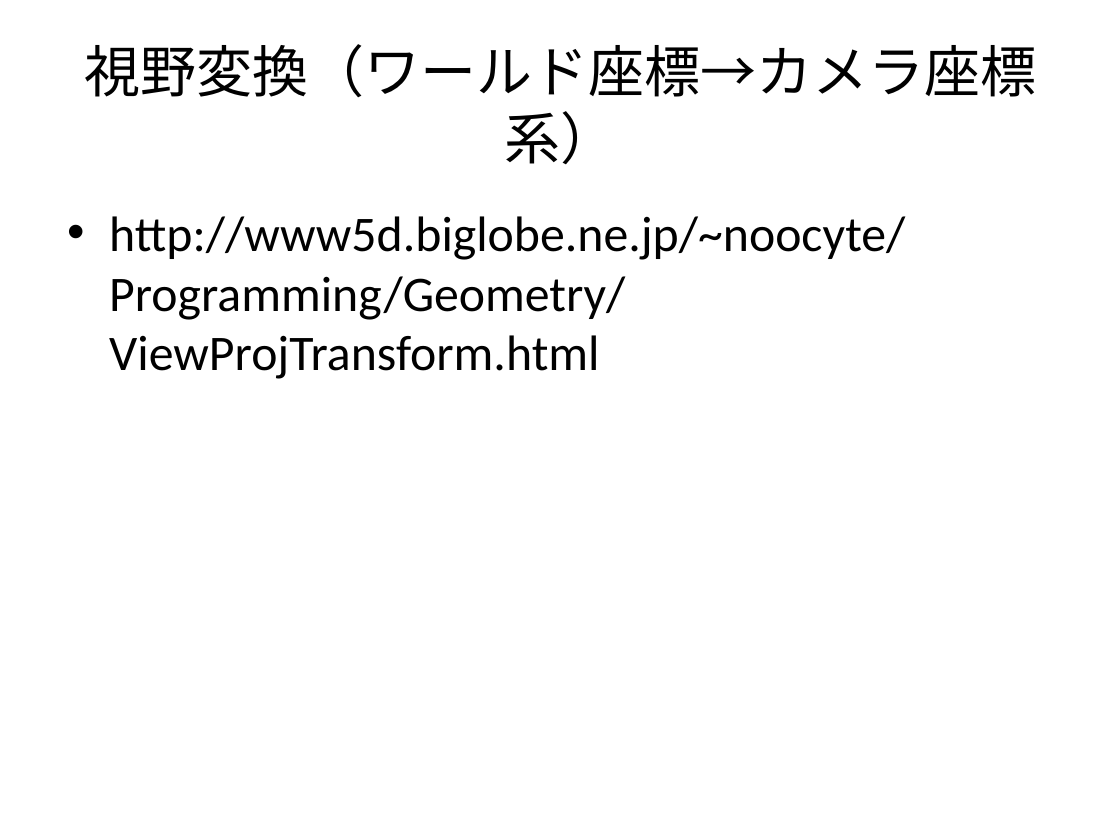
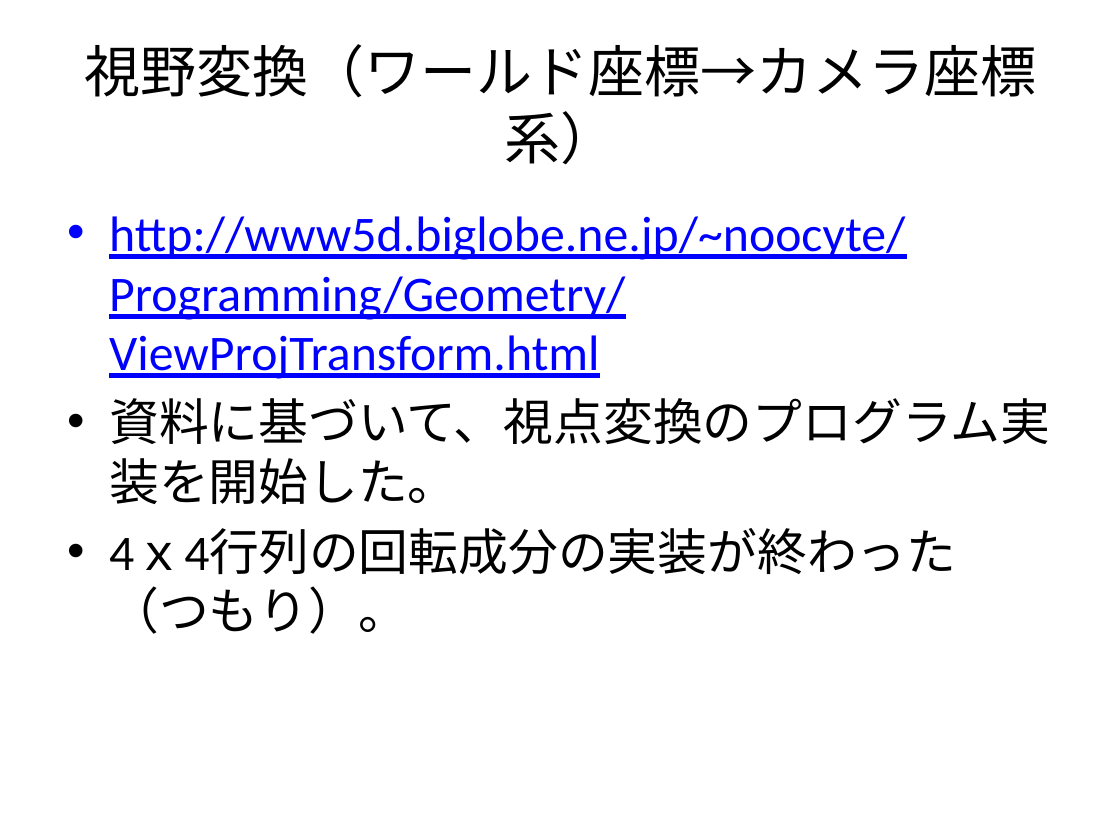
Before and after one commit to tymob/standard_render, a slide deck: slide 9 of Design20161208.pptx. Drawn at 1120x840 pixels with LibreOffice and Linux fonts; fonts in the diff are those of the drawing. Boxes give left, top, right and bottom in pixels: in the first picture for what was removed or moved away, otherwise in the second. Text is boxed around its words. In the diff, an @@ line names an element or a change of style, - is before the commit and + after.

Commit message:
ppt update

```diff
--- a/Design20161208.pptx
+++ b/Design20161208.pptx
@@ text at box(109, 216, 905, 379): text colour #000000 to #0000FF, underline on in "http://www5d.biglobe.ne.jp/~noocyte/Programming/Geometry/Vie ..." @@
@@ text at box(109, 398, 1050, 634): paragraphs added @@
+• 資料に基づいて、視点変換のプログラム実装を開始した。
+• 4ｘ4行列の回転成分の実装が終わった（つもり）。
```
Also in this commit, not shown: 2 slides added.
